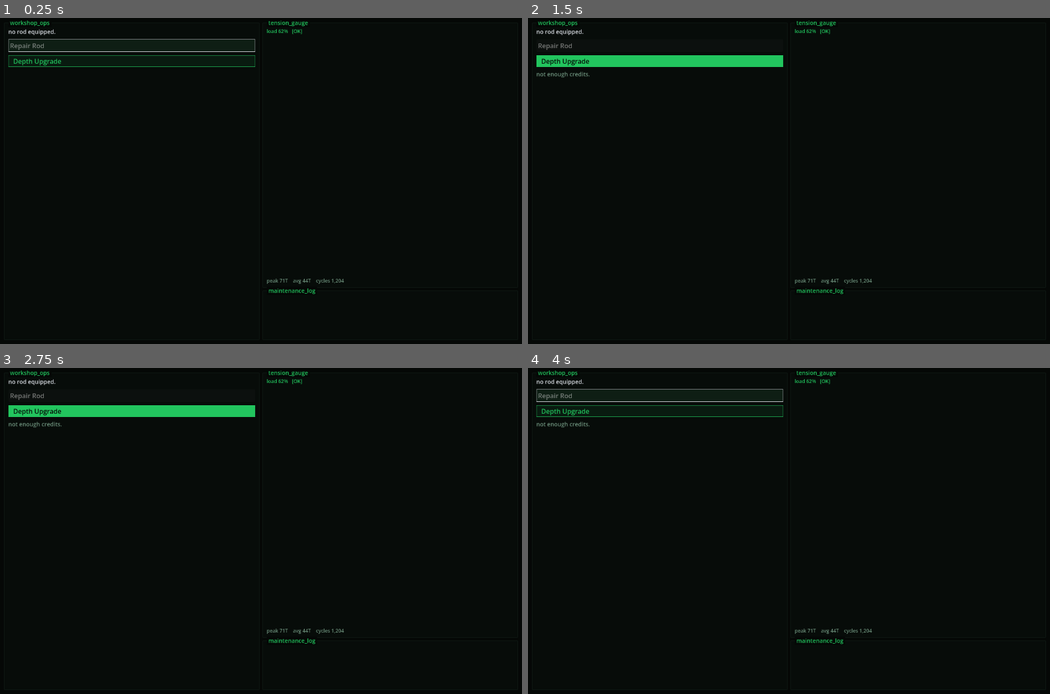
Above: before the commit, frames 1-4 (two rows, left to right).
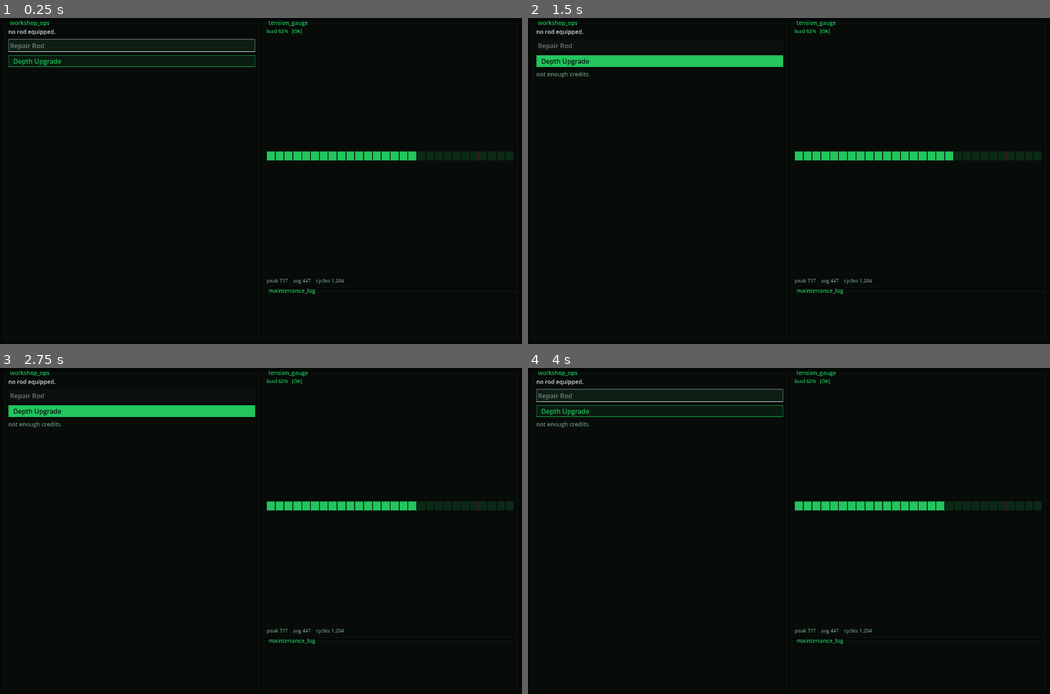
Above: after the commit, the same moments.

Repository: Teeohbee/deadcast
Game: Godot game, scene res://scenes/barge_hub/Workshop.tscn
The game is run twice, just before and just after one commit, with the same random seed, the same clock (stepped at 60 frames per second) and the same inputs. This scene is started directly instead of the project's main scene.
Inputs (mouse positions are in pixels of both pictures, inside the frame that each line leads up to):
- Up to frame 1 (0.25 s): no input
- Up to frame 2 (1.5 s): click "Depth Upgrade" at 0.5 s; click "Depth Upgrade" at 1.25 s
- Up to frame 3 (2.75 s): click "Depth Upgrade" at 2 s
- Up to frame 4 (4 s): tap Enter at 2.75 s; move the mouse to (903, 514) at 2.77 s; hold Tab (cycle_lure) 2.78-3.5 s; click (903, 514) at 2.92 s; drag from (684, 547) to (762, 596) at 3.52 s

The runs differ from the first frame. In frame 1, 1.2% of the frame differs, in the area x 51-99%, y 40-44%; in frame 2, 1.2%; in frame 3, 1.2%; in frame 4, 1.2%.

Commit message:
fix: render tension_gauge bar meter at full width
The BarMeter used PRESET_VCENTER_WIDE, which (with the default min-size
resize mode, and applied before the min size was set) anchored it to a
zero-width strip so it never drew. Set explicit full-width, 22px,
vertically-centred anchors instead, and add a regression test asserting
the meter has a drawable size.

Addresses Copilot review feedback on PR #28.

Diff:
--- a/scenes/barge_hub/panels/tension_gauge.gd
+++ b/scenes/barge_hub/panels/tension_gauge.gd
@@ -26,8 +26,17 @@
 
 	_meter = BarMeter.new()
 	_meter.redline = 0.85
-	_meter.set_anchors_and_offsets_preset(Control.PRESET_VCENTER_WIDE)
 	_meter.custom_minimum_size = Vector2(0, 22)
+	# Full width, 22px tall, vertically centred in the holder. Set explicitly rather
+	# than via a preset, which derives offsets from the (still-zero) size at call time.
+	_meter.anchor_left = 0.0
+	_meter.anchor_right = 1.0
+	_meter.anchor_top = 0.5
+	_meter.anchor_bottom = 0.5
+	_meter.offset_left = 0.0
+	_meter.offset_right = 0.0
+	_meter.offset_top = -11.0
+	_meter.offset_bottom = 11.0
 	meter_holder.add_child(_meter)
 
 	_readout = Label.new()
--- a/tests/test_tension_gauge.gd
+++ b/tests/test_tension_gauge.gd
@@ -29,3 +29,12 @@
 	p.refresh()
 	assert_eq(p._meter.fill_color, DeckStyle.RED)
 	assert_almost_eq(p._meter.target, 0.96, 0.001)
+
+func test_meter_has_drawable_size() -> void:
+	var p := _make()
+	await get_tree().process_frame
+	await get_tree().process_frame
+	# Regression: the meter must be full-width and 22px tall so BarMeter._draw
+	# actually paints (a zero-size meter renders nothing).
+	assert_gt(p._meter.size.x, 0.0, "meter should span the panel width")
+	assert_almost_eq(p._meter.size.y, 22.0, 0.001)
